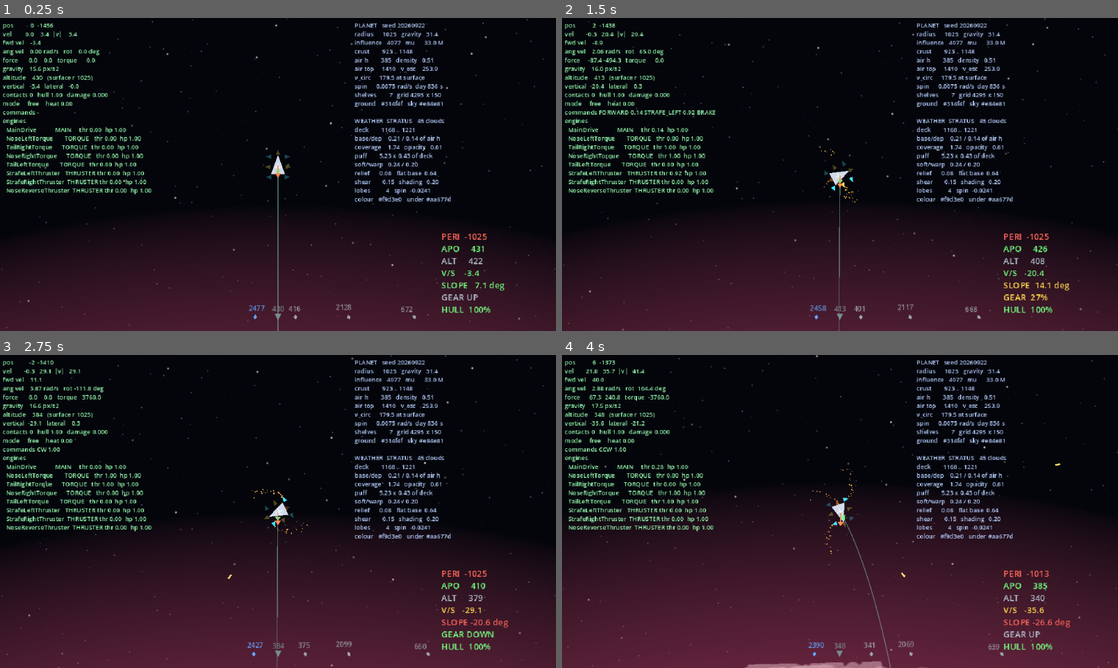
Above: before the commit, frames 1-4 (two rows, left to right).
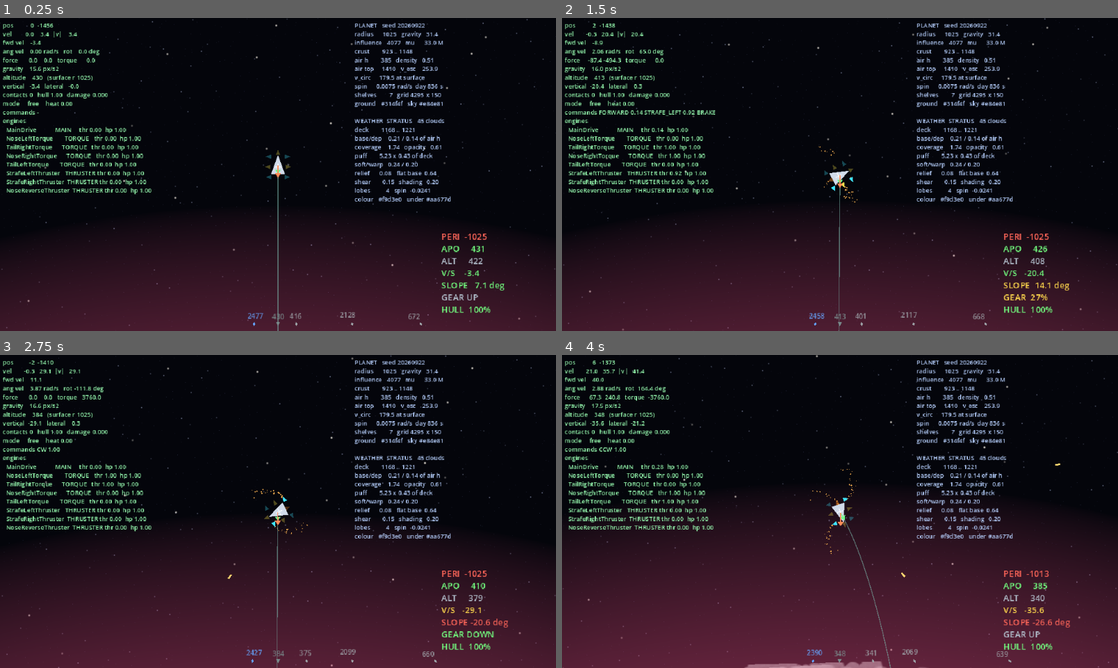
Above: after the commit, the same moments.

Repository: wroniasty/stardust
Game: Godot game, scene res://scenes/world.tscn
Same seed, same stepped clock (60 frames per second), same inputs: the game is played once before the commit and once after it.
Inputs:
- Up to frame 1 (0.25 s): no input
- Up to frame 2 (1.5 s): tap Enter at 0.5 s; hold D (rotate_right) 0.53-1.28 s; hold Space (ship_fire) 0.53-1.28 s; hold Z (brake) from 1.28 s (still down); tap G (toggle_gear) at 1.35 s
- Up to frame 3 (2.75 s): release Z (brake) at 2.03 s; hold D (rotate_right) from 2.03 s (still down); hold Space (ship_fire) from 2.03 s (still down)
- Up to frame 4 (4 s): release D (rotate_right) at 2.78 s; release Space (ship_fire) at 2.78 s; hold W (thrust_forward) 2.78-3.53 s; tap G (toggle_gear) at 2.85 s; hold A (rotate_left) from 3.53 s (still down); hold Space (ship_fire) from 3.53 s (still down)

The runs differ from the first frame. In frame 1, 0.3% of the frame differs, in the area x 44-76%, y 91-99%; in frame 2, 0.3%; in frame 3, 0.3%; in frame 4, 0.3%, in the area x 44-81%, y 91-99%.

Commit message:
Shrink the scanner markers and push them into the edge
Ring margin 16 to 8, body triangles 3.5 to 2.5 with a narrower scale range
(0.8..1.8 rather than 0.7..2.0, because at two pixels the difference between
a marker and a speck is one pixel), loot diamonds 3.0 to 2.2. The markers
belong to the edge, and every pixel they sit inward of it is a pixel taken
off the view.

The on-screen loot bracket keeps its size. It is the one measurement here
that is not a matter of taste: it has to enclose the crate's 22 px glow, and
the last time it did not it was invisible.

Checked on a render rather than by eye on the numbers -- the triangle and the
diamond still read as different shapes at this size, and nothing is clipped
by the edge they now sit against.

Co-Authored-By: Claude Opus 5 <noreply@anthropic.com>

Diff:
--- a/scripts/scanner_hud.gd
+++ b/scripts/scanner_hud.gd
@@ -33,17 +33,19 @@
 ## not turn the edge of the screen into a picket fence.
 @export var max_loot: int = 6
 
-## How far in from the edge of the screen the ring of markers sits. Enough to
-## clear the marker and its label.
-@export var ring_margin: float = 16.0
+## How far in from the edge of the screen the ring of markers sits. Only
+## enough to keep the marker itself on screen: the markers belong to the edge,
+## and every pixel they sit inward of it is a pixel taken off the view.
+@export var ring_margin: float = 8.0
 
 ## Half-length of the marker triangle before scaling. Small on purpose: the
 ## whole screen is 640x360 and this must not compete with the view.
-const MARKER_SIZE: float = 3.5
+const MARKER_SIZE: float = 2.5
 
 ## Bounds on the size scaling, so a moon stays visible and a star does not
-## take over the corner.
-const MARKER_SCALE: Vector2 = Vector2(0.7, 2.0)
+## take over the corner. Narrower than the sizes it ranges over, because at
+## two pixels the difference between a marker and a speck is one pixel.
+const MARKER_SCALE: Vector2 = Vector2(0.8, 1.8)
 
 ## Body radius that draws a marker at scale 1.0. A rocky planet, so moons come
 ## out smaller and stars larger.
@@ -54,12 +56,13 @@
 ## Half-size of a loot marker on the ring. Fixed: one crate is much like
 ## another in size, so the only thing worth encoding in a diamond is its
 ## rarity colour.
-const LOOT_SIZE: float = 3.0
-
-## Half-size of the bracket drawn around a crate that is on screen. It has to
-## clear the crate's own glow, which is 22 px across and already painted in
-## the rarity colour: the first version was smaller than the box it marked and
-## the same colour as it, so it drew perfectly and was invisible.
+const LOOT_SIZE: float = 2.2
+
+## Half-size of the bracket drawn around a crate that is on screen. Not a
+## matter of taste like the others: it has to clear the crate's own glow,
+## which is 22 px across and already painted in the rarity colour. The first
+## version was smaller than the box it marked and the same colour as it, so it
+## drew perfectly and was invisible.
 const LOOT_BRACKET: float = 15.0
 
 ## Markers dim outside the body's influence radius, so "I am in this well" is
